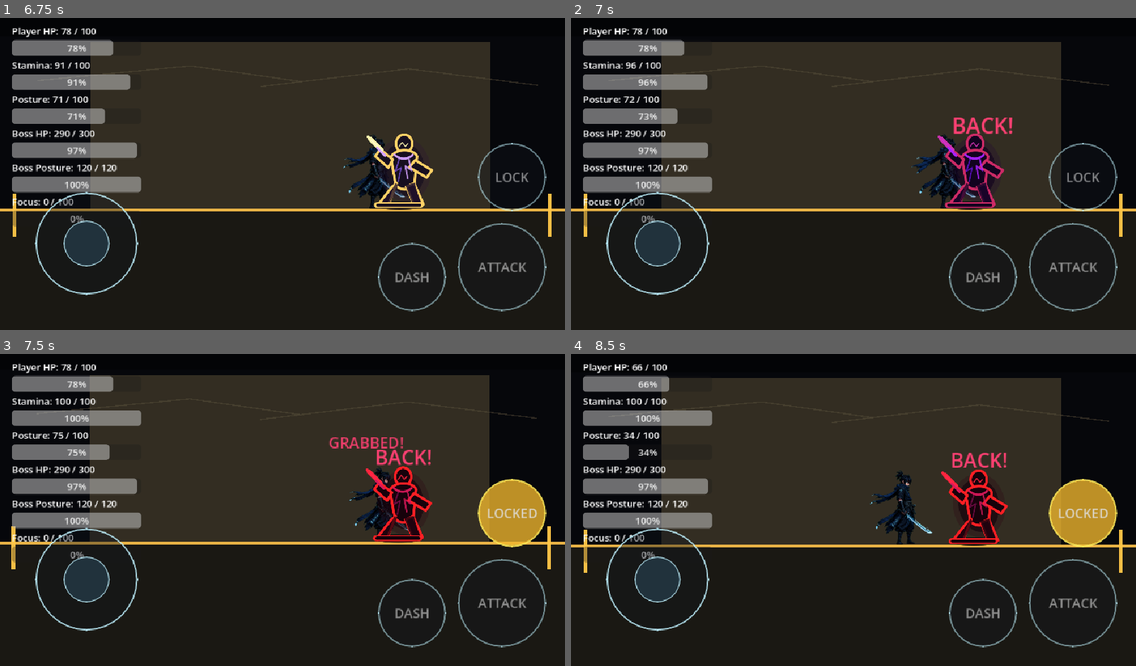
Above: before the commit, frames 1-4 (two rows, left to right).
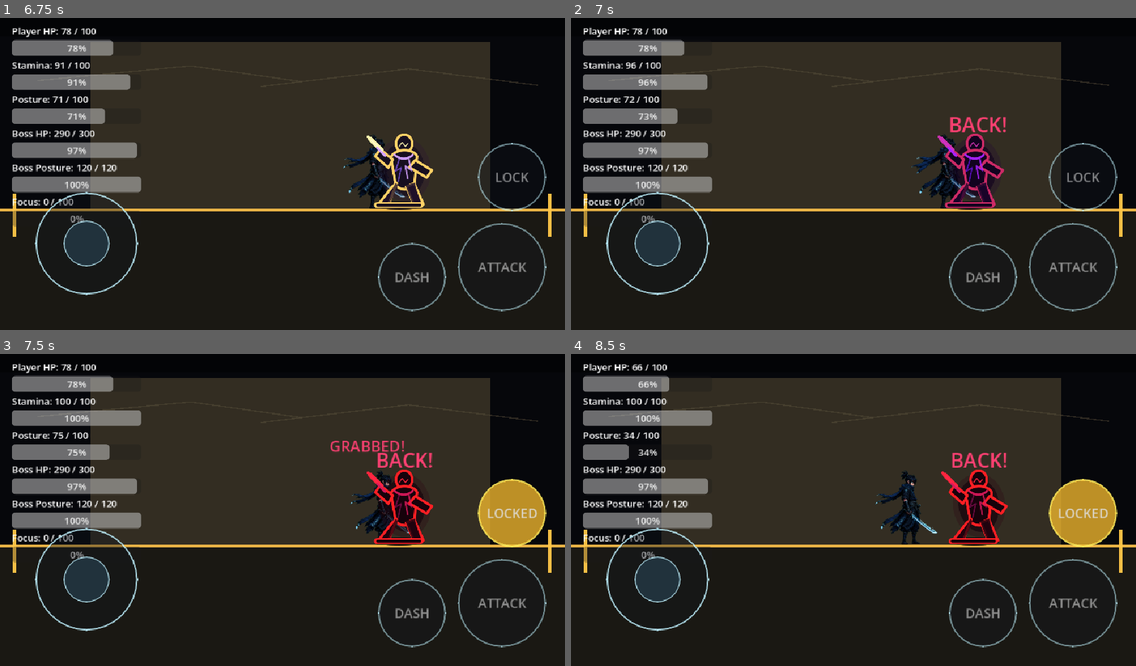
Above: after the commit, the same moments.

Repository: shanwinder/lastblade
Game: Godot game, scene res://scenes/main/BossBrokenMaster.tscn
Same seed, same stepped clock (60 frames per second), same inputs: the game is played once before the commit and once after it.
Inputs (mouse positions are in pixels of both pictures, inside the frame that each line leads up to):
- Up to frame 1 (6.75 s): click "START" at 0.5 s; click "SKIP" at 1.25 s; click "SKIP" at 2 s; click "ATTACK" at 2.75 s; click "DASH" at 3.5 s; click "LOCK" at 4.25 s; click "LOCKED" at 5 s; tap Enter at 5.75 s; move the mouse to (406, 155) at 5.77 s; hold Right (ui_right) 5.78-6.5 s; tap A (attack) at 5.85 s; click (406, 155) at 5.92 s; drag from (169, 186) to (406, 170) at 6.52 s
- Up to frame 2 (7 s): no input
- Up to frame 3 (7.5 s): move the mouse to (339, 438) at 7.27 s; hold Right (ui_right) from 7.28 s (still down); tap L (lock_on) at 7.35 s
- Up to frame 4 (8.5 s): release Right (ui_right) at 8 s; drag from (825, 569) to (949, 506) at 8.02 s

Frame 1 is identical in both runs. In frame 2, 0.4% of the frame differs, in the area x 67-79%, y 31-38%; in frame 3, 4.8%, in the area x 0-100%, y 6-71%; in frame 4, 0.8%.

Commit message:
Phase C move UI nodes under UI

Diff:
--- a/last-blade-trial/scenes/main/BossBrokenMaster.tscn
+++ b/last-blade-trial/scenes/main/BossBrokenMaster.tscn
@@ -114,6 +114,96 @@
 [node name="BossBrokenMaster" parent="Actors" unique_id=951068463 instance=ExtResource("4_tedvd")]
 position = Vector2(780, 324)
 
+[node name="UI" type="Node" parent="."]
+
+[node name="HUD" type="CanvasLayer" parent="UI" unique_id=613196371]
+script = ExtResource("5_7w3th")
+player_path = NodePath("../../Actors/Player")
+
+[node name="Control" type="Control" parent="UI/HUD" unique_id=2041637077]
+layout_mode = 3
+anchors_preset = 0
+offset_right = 40.0
+offset_bottom = 40.0
+
+[node name="VBoxContainer" type="VBoxContainer" parent="UI/HUD/Control" unique_id=1811107748]
+layout_mode = 0
+offset_left = 20.0
+offset_top = 20.0
+offset_right = 240.0
+offset_bottom = 132.0
+
+[node name="HPLabel" type="Label" parent="UI/HUD/Control/VBoxContainer" unique_id=590727661]
+layout_mode = 2
+
+[node name="HPBar" type="ProgressBar" parent="UI/HUD/Control/VBoxContainer" unique_id=850136934]
+custom_minimum_size = Vector2(220, 18)
+layout_mode = 2
+
+[node name="StaminaLabel" type="Label" parent="UI/HUD/Control/VBoxContainer" unique_id=1026143341]
+layout_mode = 2
+
+[node name="StaminaBar" type="ProgressBar" parent="UI/HUD/Control/VBoxContainer" unique_id=1946605636]
+custom_minimum_size = Vector2(220, 18)
+layout_mode = 2
+
+[node name="EnemyHPLabel" type="Label" parent="UI/HUD/Control/VBoxContainer" unique_id=112135856]
+layout_mode = 2
+
+[node name="EnemyHPBar" type="ProgressBar" parent="UI/HUD/Control/VBoxContainer" unique_id=1426360025]
+custom_minimum_size = Vector2(220, 18)
+layout_mode = 2
+
+[node name="EnemyPostureLabel" type="Label" parent="UI/HUD/Control/VBoxContainer" unique_id=1494307600]
+layout_mode = 2
+
+[node name="EnemyPostureBar" type="ProgressBar" parent="UI/HUD/Control/VBoxContainer" unique_id=1953736341]
+custom_minimum_size = Vector2(220, 18)
+layout_mode = 2
+
+[node name="FocusLabel" type="Label" parent="UI/HUD/Control/VBoxContainer" unique_id=545179671]
+layout_mode = 2
+
+[node name="FocusBar" type="ProgressBar" parent="UI/HUD/Control/VBoxContainer" unique_id=1933001994]
+layout_mode = 2
+
+[node name="GameResultLabel" type="Label" parent="UI/HUD/Control" unique_id=795500477]
+custom_minimum_size = Vector2(450, 120)
+layout_mode = 0
+offset_left = 360.0
+offset_top = 230.0
+offset_right = 400.0
+offset_bottom = 253.0
+
+[node name="TouchControls" type="CanvasLayer" parent="UI" unique_id=248781972 groups=["touch_controls"]]
+layer = 20
+script = ExtResource("8_touch")
+player_path = NodePath("../../Actors/Player")
+
+[node name="TrainingCoachManager" type="CanvasLayer" parent="UI" unique_id=2052263084 groups=["training_coach_manager"]]
+layer = 35
+script = ExtResource("12_training")
+player_path = NodePath("../../Actors/Player")
+boss_path = NodePath("../../Actors/BossBrokenMaster")
+game_loop_manager_path = NodePath("../../GameLoopManager")
+
+[node name="Duel1IntroManager" type="CanvasLayer" parent="UI" unique_id=2036130960 groups=["duel_1_intro_manager"]]
+layer = 36
+script = ExtResource("13_duel_intro")
+player_path = NodePath("../../Actors/Player")
+boss_path = NodePath("../../Actors/BossBrokenMaster")
+game_loop_manager_path = NodePath("../../GameLoopManager")
+training_coach_manager_path = NodePath("../TrainingCoachManager")
+
+[node name="Duel1DummyManager" type="CanvasLayer" parent="UI" unique_id=859833880 groups=["duel_1_manager"]]
+layer = 34
+script = ExtResource("15_duel_dummy")
+player_path = NodePath("../../Actors/Player")
+boss_path = NodePath("../../Actors/BossBrokenMaster")
+game_loop_manager_path = NodePath("../../GameLoopManager")
+training_coach_manager_path = NodePath("../TrainingCoachManager")
+duel_intro_manager_path = NodePath("../Duel1IntroManager")
+
 [node name="KeyboardTapDeflectManager" type="Node" parent="."]
 script = ExtResource("24_keyboard_deflect")
 keyboard_tap_deflect_enabled = true
@@ -142,7 +232,7 @@
 player_path = NodePath("../Actors/Player")
 boss_path = NodePath("../Actors/BossBrokenMaster")
 game_loop_manager_path = NodePath("../GameLoopManager")
-duel_1_manager_path = NodePath("../Duel1DummyManager")
+duel_1_manager_path = NodePath("../UI/Duel1DummyManager")
 grab_manager_process_priority = -50
 grab_can_interrupt_boss_cooldown = true
 grab_close_range = 72.0
@@ -182,83 +272,10 @@
 [node name="BossWeightManager" type="Node" parent="." unique_id=1453202843]
 script = ExtResource("14_boss_weight")
 
-[node name="Duel1DummyManager" type="CanvasLayer" parent="." unique_id=859833880 groups=["duel_1_manager"]]
-layer = 34
-script = ExtResource("15_duel_dummy")
-
-[node name="HUD" type="CanvasLayer" parent="." unique_id=613196371]
-script = ExtResource("5_7w3th")
-
-[node name="Control" type="Control" parent="HUD" unique_id=2041637077]
-layout_mode = 3
-anchors_preset = 0
-offset_right = 40.0
-offset_bottom = 40.0
-
-[node name="VBoxContainer" type="VBoxContainer" parent="HUD/Control" unique_id=1811107748]
-layout_mode = 0
-offset_left = 20.0
-offset_top = 20.0
-offset_right = 240.0
-offset_bottom = 132.0
-
-[node name="HPLabel" type="Label" parent="HUD/Control/VBoxContainer" unique_id=590727661]
-layout_mode = 2
-
-[node name="HPBar" type="ProgressBar" parent="HUD/Control/VBoxContainer" unique_id=850136934]
-custom_minimum_size = Vector2(220, 18)
-layout_mode = 2
-
-[node name="StaminaLabel" type="Label" parent="HUD/Control/VBoxContainer" unique_id=1026143341]
-layout_mode = 2
-
-[node name="StaminaBar" type="ProgressBar" parent="HUD/Control/VBoxContainer" unique_id=1946605636]
-custom_minimum_size = Vector2(220, 18)
-layout_mode = 2
-
-[node name="EnemyHPLabel" type="Label" parent="HUD/Control/VBoxContainer" unique_id=112135856]
-layout_mode = 2
-
-[node name="EnemyHPBar" type="ProgressBar" parent="HUD/Control/VBoxContainer" unique_id=1426360025]
-custom_minimum_size = Vector2(220, 18)
-layout_mode = 2
-
-[node name="EnemyPostureLabel" type="Label" parent="HUD/Control/VBoxContainer" unique_id=1494307600]
-layout_mode = 2
-
-[node name="EnemyPostureBar" type="ProgressBar" parent="HUD/Control/VBoxContainer" unique_id=1953736341]
-custom_minimum_size = Vector2(220, 18)
-layout_mode = 2
-
-[node name="FocusLabel" type="Label" parent="HUD/Control/VBoxContainer" unique_id=545179671]
-layout_mode = 2
-
-[node name="FocusBar" type="ProgressBar" parent="HUD/Control/VBoxContainer" unique_id=1933001994]
-layout_mode = 2
-
-[node name="GameResultLabel" type="Label" parent="HUD/Control" unique_id=795500477]
-custom_minimum_size = Vector2(450, 120)
-layout_mode = 0
-offset_left = 360.0
-offset_top = 230.0
-offset_right = 400.0
-offset_bottom = 253.0
-
-[node name="TouchControls" type="CanvasLayer" parent="." unique_id=248781972 groups=["touch_controls"]]
-layer = 20
-script = ExtResource("8_touch")
-
-[node name="TrainingCoachManager" type="CanvasLayer" parent="." unique_id=2052263084 groups=["training_coach_manager"]]
-layer = 35
-script = ExtResource("12_training")
-
-[node name="Duel1IntroManager" type="CanvasLayer" parent="." unique_id=2036130960 groups=["duel_1_intro_manager"]]
-layer = 36
-script = ExtResource("13_duel_intro")
-
 [node name="GameLoopManager" type="CanvasLayer" parent="." unique_id=1497342465 groups=["game_loop_manager"]]
 layer = 40
 script = ExtResource("10_loop")
+touch_controls_path = NodePath("../UI/TouchControls")
 
 [node name="BossFightHintCleanupManager" type="Node" parent="." unique_id=984098703]
 script = ExtResource("16_hint_cleanup")
